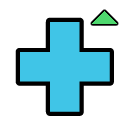
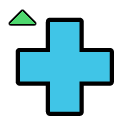
Two versions of the same layered image (w=128, h=128). Layer-by-layer changes:
renamed "AsMedical.png" to "Bard_Paragon.png copy", moved it above "Bard_Paragon.png", painted on it over (x1=8, y1=9, x2=114, y2=26)
renamed "arrow outline copy" to "Bard_Paragon.png", painted on it over (x1=15, y1=9, x2=119, y2=26)